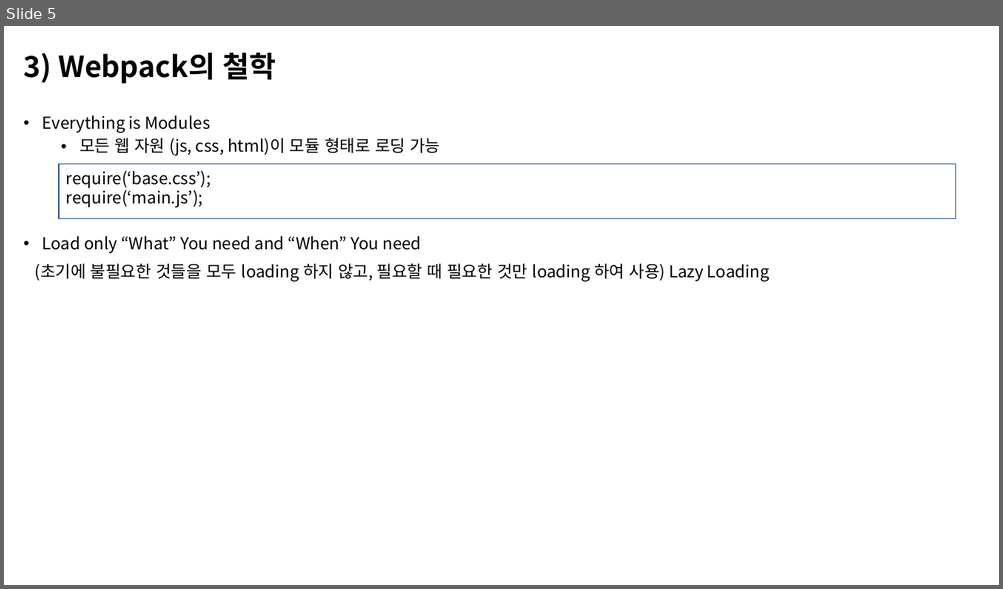
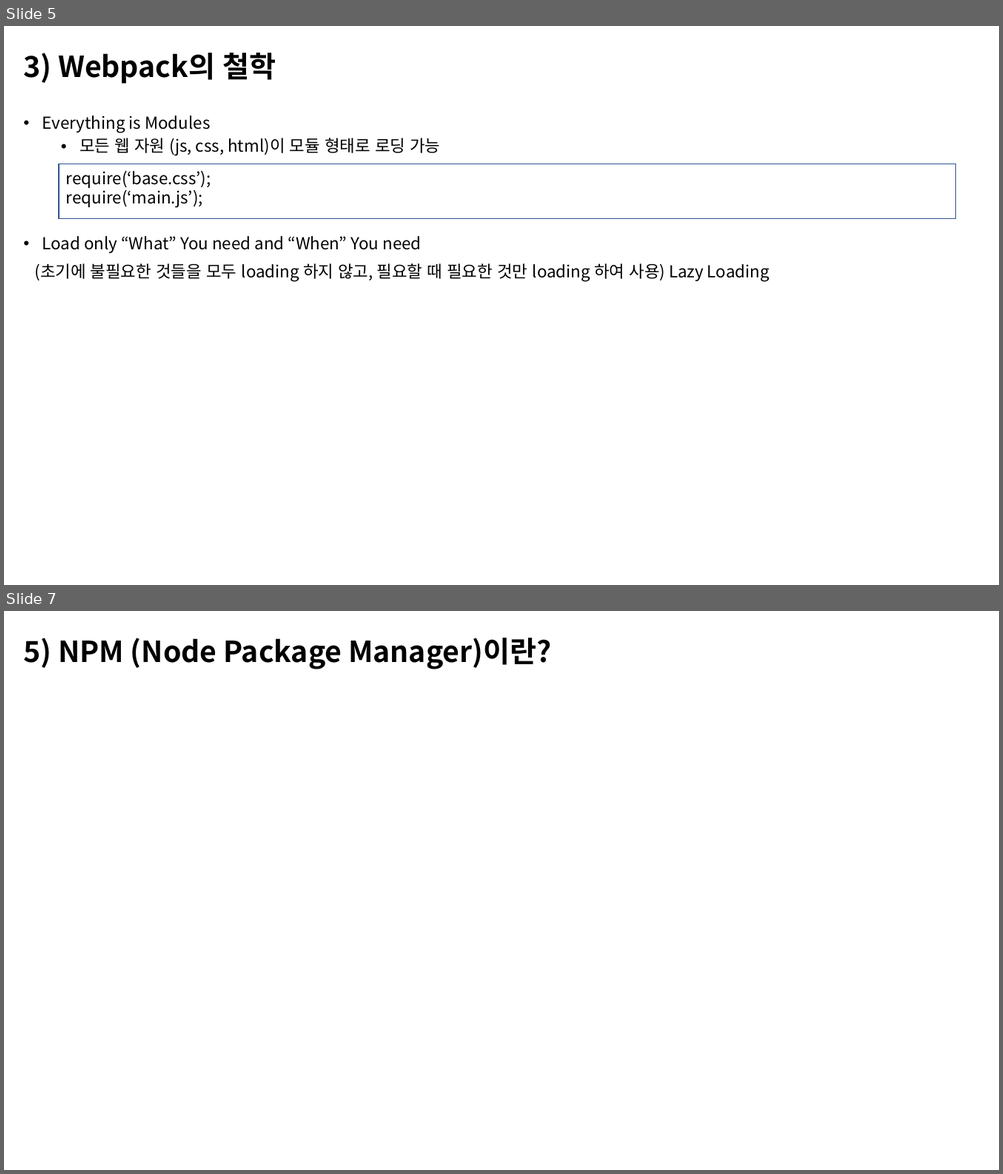
Before and after one commit to n4oah-study/webpack, a slide deck: document/webpack.pptx. Shown one above the other, each under a label of ours: slide 5 before the commit, slides 5 and 7 after it; the slides between them are not shown. The pictures are 1003x589 and 1003x1174 pixels, drawn with LibreOffice and Linux fonts; fonts in the diff are those of the drawing. Boxes give left, top, right and bottom in pixels: in the first picture for what was removed or moved away, otherwise in the second. Text is boxed around its words. In the diff, an @@ line names an element or a change of style, - is before the commit and + after.

```diff
--- a/document/webpack.pptx
+++ b/document/webpack.pptx
@@ slide 7 added at [4,611,999,1170], background #FFFFFF @@
@@ title added at [23,638,551,669], 28 pt, text #000000, bold @@
+5) NPM (Node Package Manager)이란?
```
Also in this commit, not shown: 1 slide changed, 4 other files.
